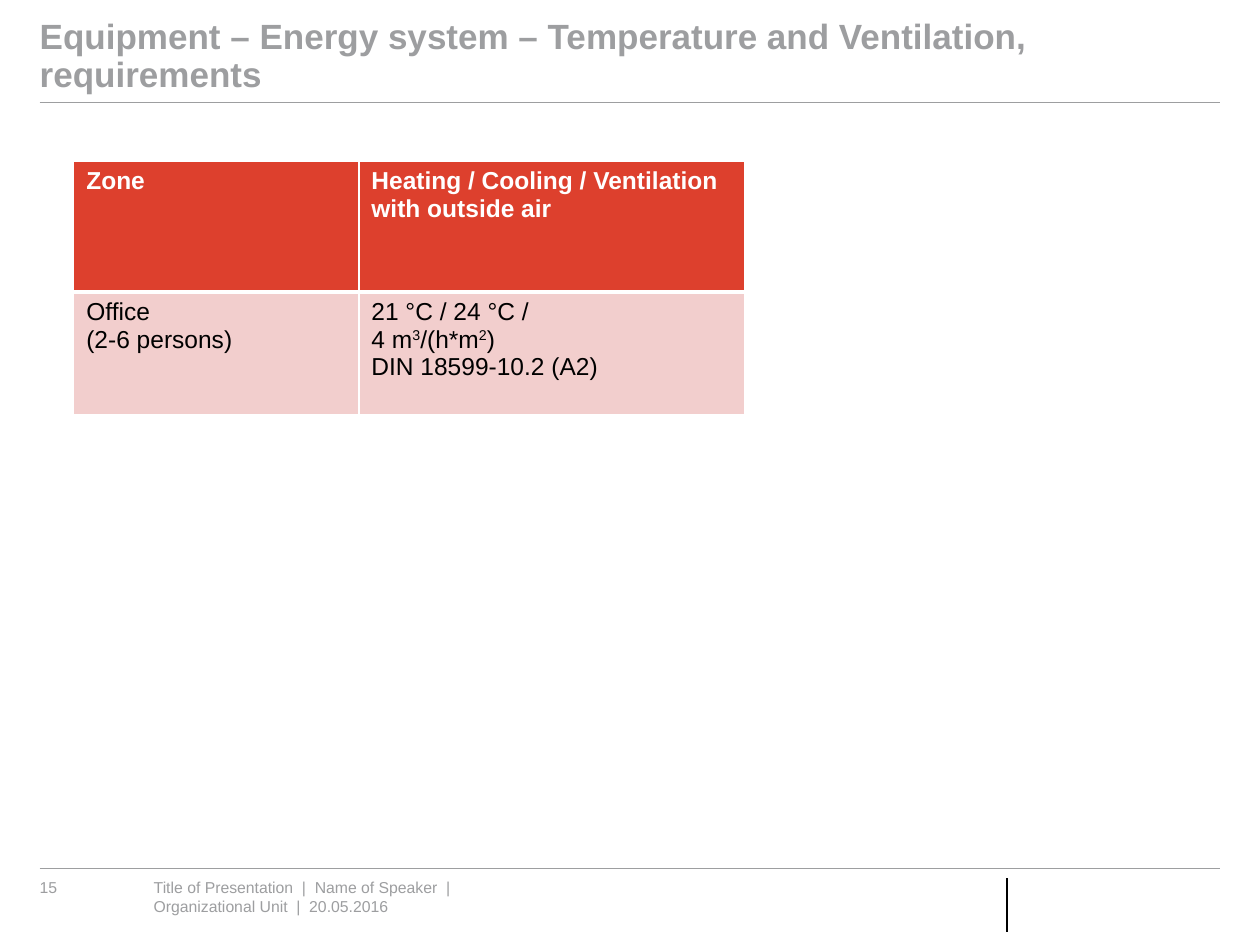
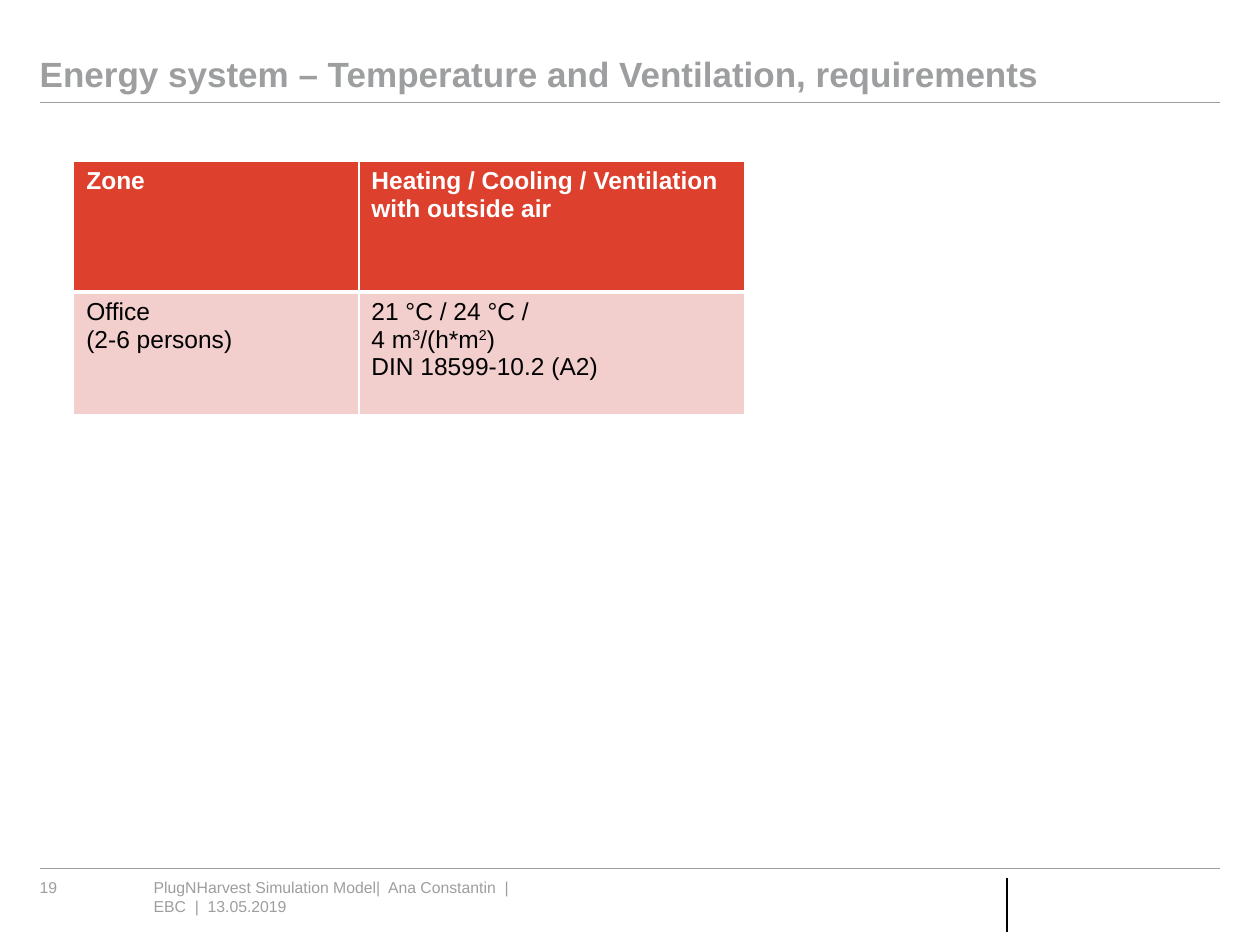
Before and after one commit to RWTH-EBC/AixLib, a slide deck: slide 19 of AixLib/Resources/PlugNHarvest/Presentation PlugNHarvest Model.pptx (slide 15 before the commit). Drawn at 1260x945 pixels with LibreOffice and Linux fonts; fonts in the diff are those of the drawing; background and template pictures are left out. Boxes give left, top, right and bottom in pixels: in the first picture for what was removed or moved away, otherwise in the second. Text is boxed around its words. In the diff, an @@ line names an element or a change of style, - is before the commit and + after.

Commit message:
Newest version of the Presentation PlugNHarvest Model.pptx

```diff
--- a/AixLib/Resources/PlugNHarvest/Presentation PlugNHarvest Model.pptx
+++ b/AixLib/Resources/PlugNHarvest/Presentation PlugNHarvest Model.pptx
@@ title at [40,62,1038,93]: text changed @@
-Equipment – Energy system – Temperature and Ventilation, requirements
+Energy system – Temperature and Ventilation, requirements
@@ page number at [40,882,58,893]: text changed @@
-15
+19
@@ text at [154,881,495,912]: text changed @@
-Title of Presentation | Name of Speaker | Organizational Unit | 20.05.2016
+PlugNHarvest Simulation Model| Ana Constantin | EBC | 13.05.2019
```
Also in this commit, not shown: 16 other slides changed, 5 slides added, 1 slide removed.
